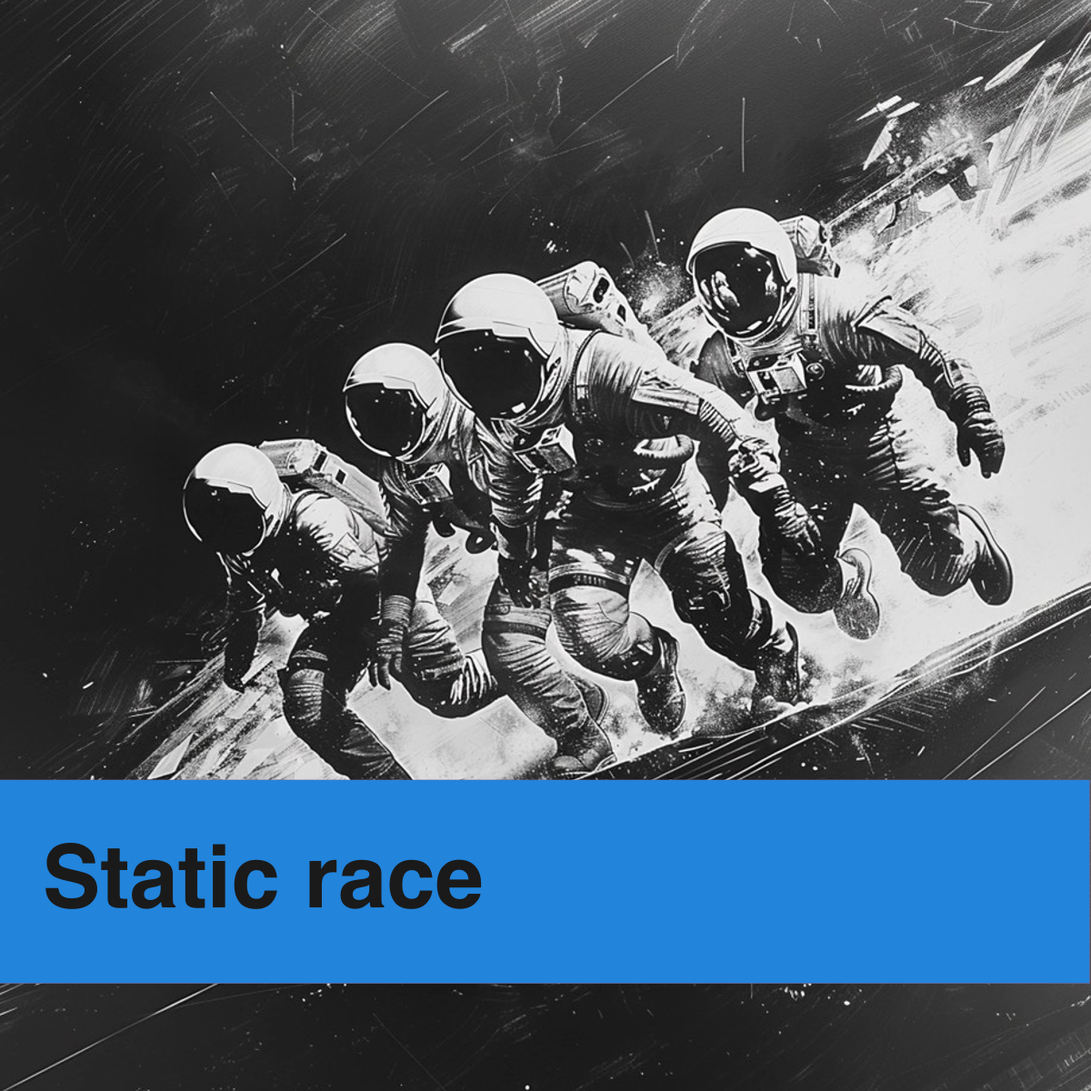
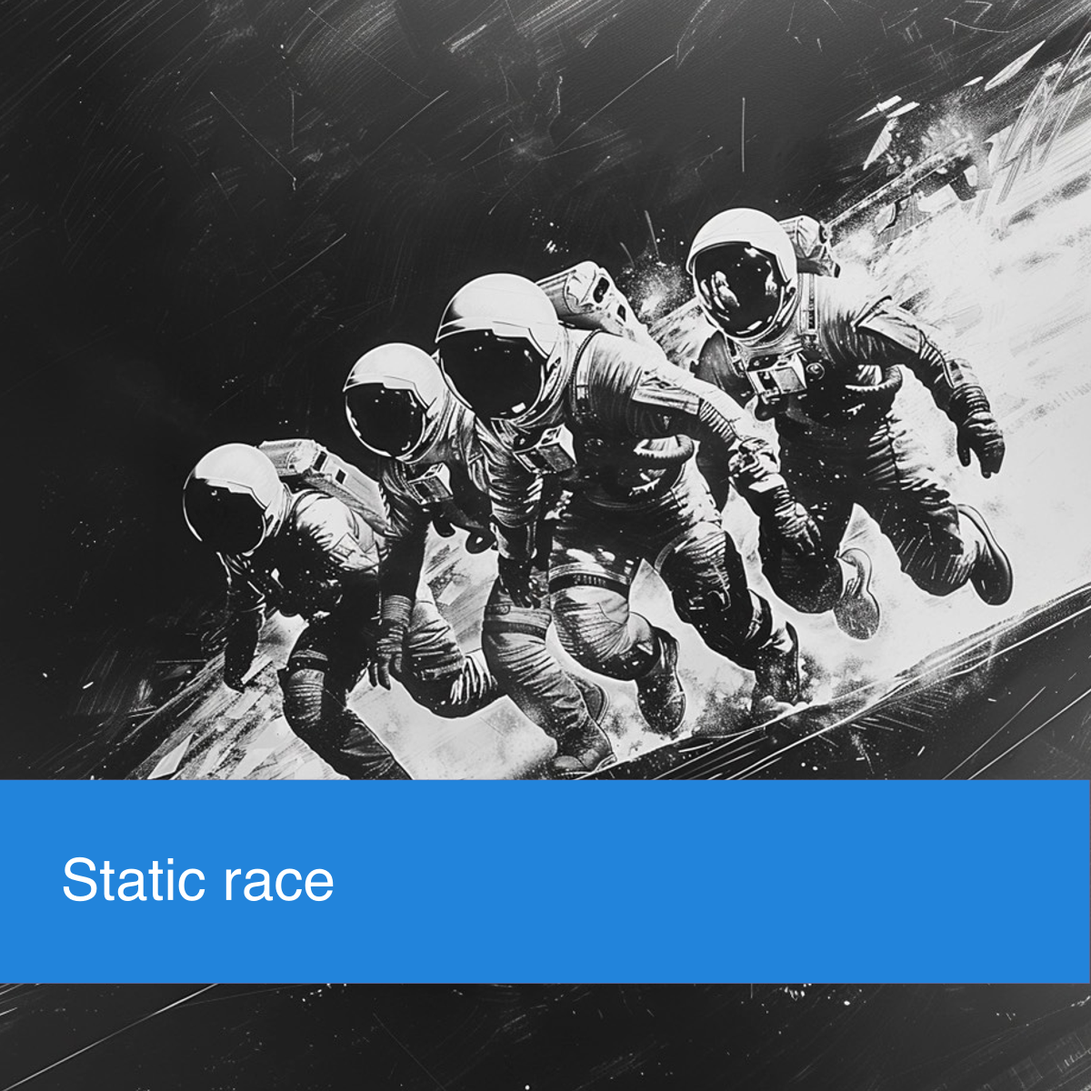
Layers edited between the first and the second 1091 × 1091 image:
painted on "Paint Layer 1" over (x1=45, y1=842, x2=483, y2=910)
painted on "IMG_1723.jpg" over (x1=45, y1=842, x2=483, y2=910)
